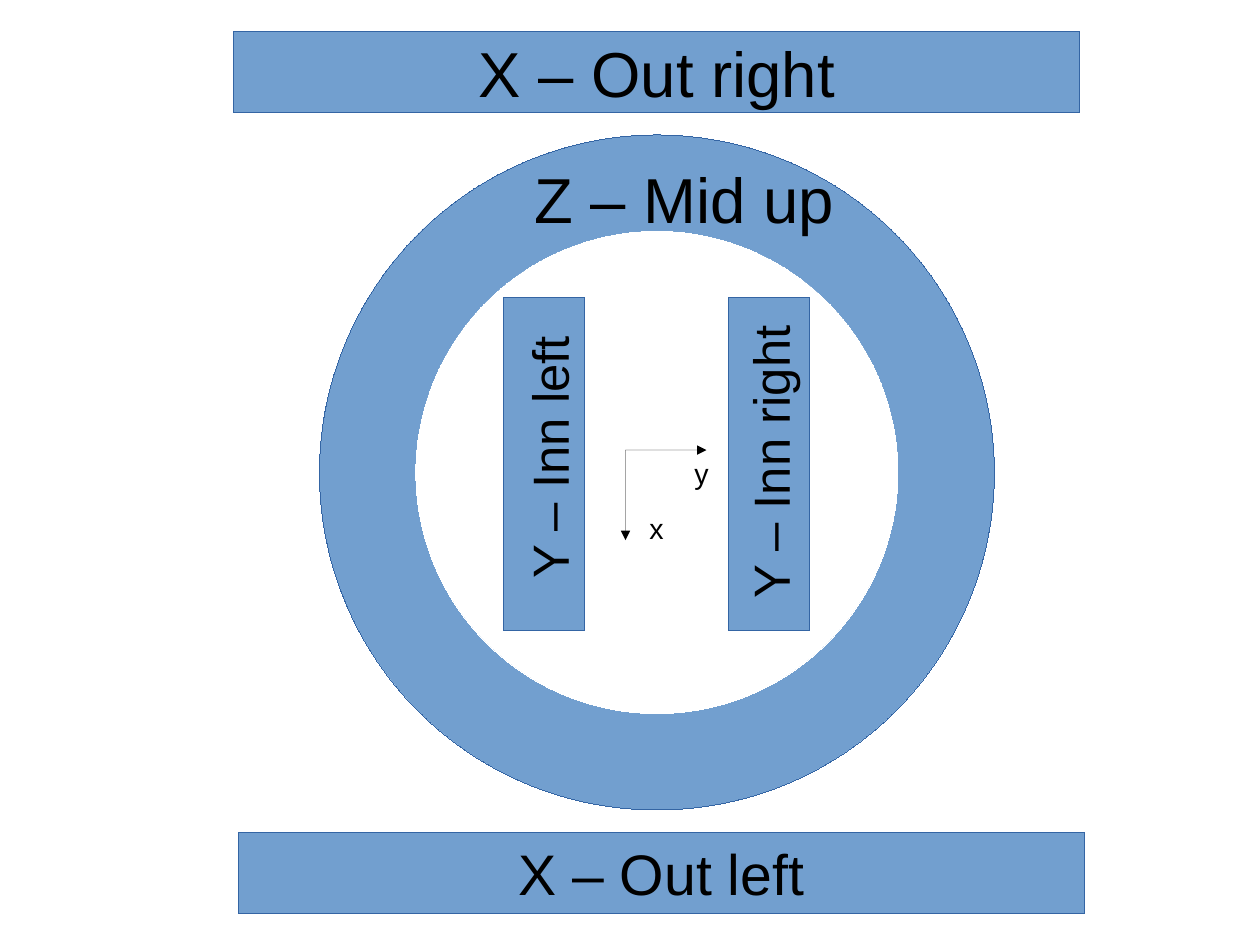
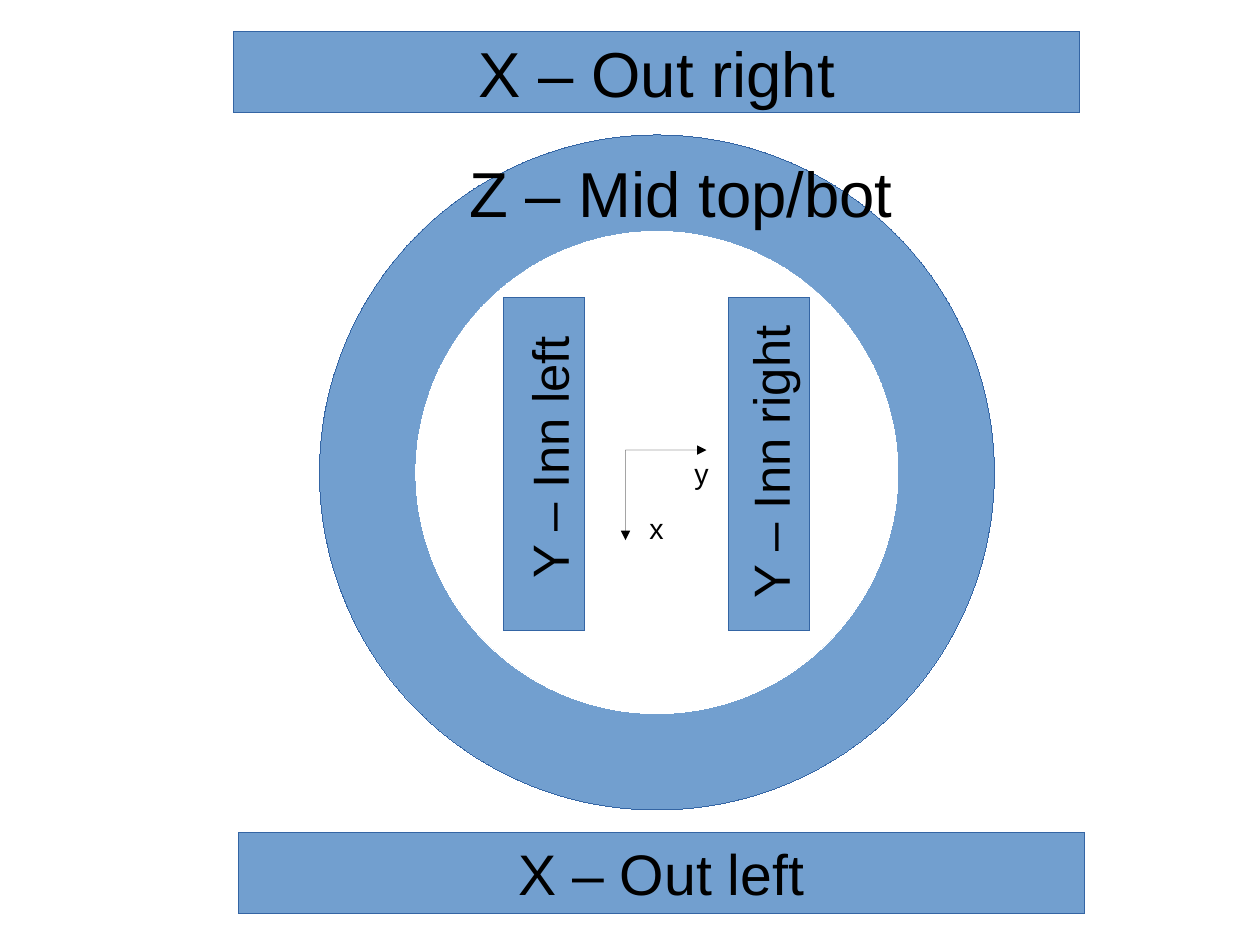
Before and after one commit to atelier-ritz/Coil-System-Core, a slide deck: slide 1 of Misc/Coil Connection.odp. Drawn at 1260x945 pixels with LibreOffice and Linux fonts; fonts in the diff are those of the drawing. Boxes give left, top, right and bottom in pixels: in the first picture for what was removed or moved away, otherwise in the second. Text is boxed around its words. In the diff, an @@ line names an element or a change of style, - is before the commit and + after.

```diff
--- a/Misc/Coil Connection.odp
+++ b/Misc/Coil Connection.odp
@@ text at [470,167,893,229]: text changed @@
-Z – Mid up
+Z – Mid top/bot
```
Also in this commit, not shown: 2 other files.
